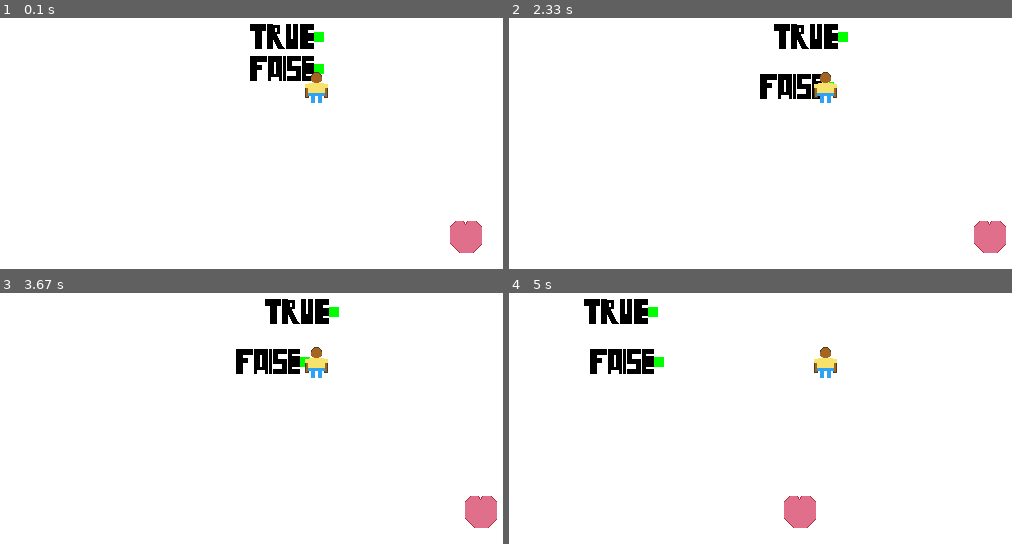
Above: before the commit, frames 1-4 (two rows, left to right).
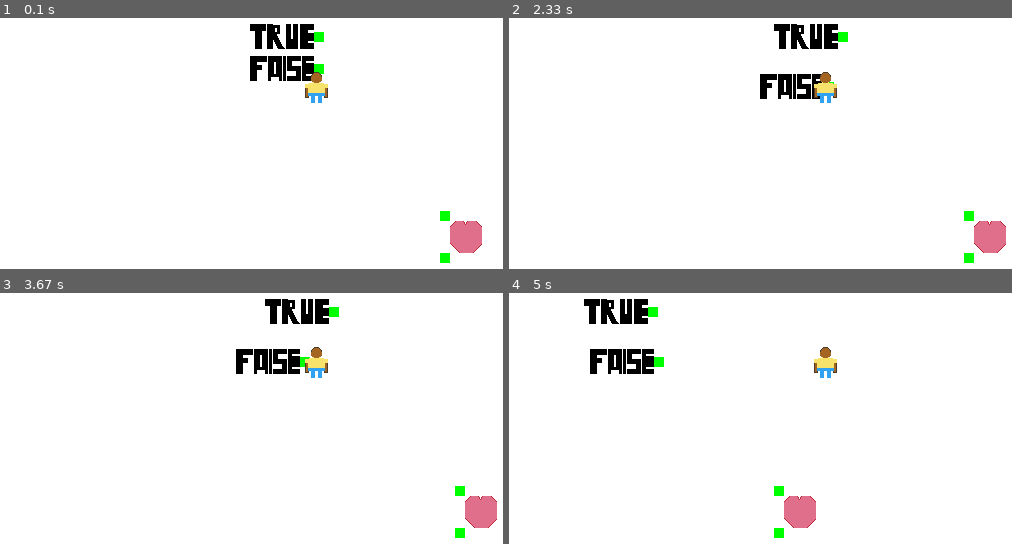
Above: after the commit, the same moments.

Repository: bwopez/pygame_logic_gates
Game: pygame game, started from main.py
Same seed, same stepped clock (60 frames per second), same inputs: the game is played once before the commit and once after it.
Inputs (mouse positions are in pixels of both pictures, inside the frame that each line leads up to):
- Up to frame 1 (0.1 s): no input
- Up to frame 2 (2.33 s): hold Space 0.33-0.8 s; hold Right 0.33-0.8 s; move the mouse to (785, 98) at 0.37 s; tap Space at 0.83 s; tap A at 2.17 s
- Up to frame 3 (3.67 s): tap Space at 2.5 s
- Up to frame 4 (5 s): hold Right 3.9-4.53 s; hold D 3.9-4.53 s; tap Space at 3.97, 4.27 s

The runs differ from the first frame. In frame 1, 0.2% of the frame differs, in the area x 87-90%, y 76-98%; in frame 2, 0.2%; in frame 3, 0.2%; in frame 4, 0.2%.

Commit message:
Making a save point here.
We edited the gates.py file to hold the self.input_connector1 and self.input_connector2 in a list, self.list_of_inputs, so that they can properly interact with the player's rect.collidelist in the main.py file.

Diff:
--- a/gates.py
+++ b/gates.py
@@ -8,7 +8,7 @@
     # the input for that gate, whether it be input1 or input2
 # TODO: create art for each gate
 class Gate(pygame.sprite.Sprite):
-    def __init__(self, img_url="heart.png", x=0, y=0, gate_input1=0, gate_input2=0, input1_connected=False, input2_connected=False):
+    def __init__(self, img_url="heart.png", x=0, y=0, gate_input1=0, gate_input2=0):
         super().__init__()
         self.img_url = img_url
         self.image = pygame.image.load(self.img_url)
@@ -19,14 +19,28 @@
         self.gate_input1 = gate_input1
         self.gate_input2 = gate_input2
 
-        # self.input1_connected = input1_connected
-        # self.input2_connected = input2_connected
+        # TODO: change this to only one input_connector
+        # TODO: make a two pronged input gate for all the other gates
+        input_connector_width = 10
+        input_connector_height = 10
+        self.list_of_inputs = []
+        self.input_connector1 = pygame.Rect(self.rect.left - input_connector_width, self.rect.top - input_connector_height, input_connector_width, input_connector_height)
+        self.input_connector2 = pygame.Rect(self.rect.left - input_connector_width, self.rect.bottom + input_connector_height, input_connector_width, input_connector_height)
+        self.list_of_inputs.append(self.input_connector1)
+        self.list_of_inputs.append(self.input_connector2)
 
     def draw(self, win, scroll_values):
         self.rect.x -= scroll_values[0]
         self.rect.y -= scroll_values[1]
 
         win.blit(self.image, (self.rect.x, self.rect.y))
+        self.input_connector1.right = self.rect.left
+        self.input_connector1.bottom = self.rect.top
+        pygame.draw.rect(win, "Green", self.input_connector1)
+
+        self.input_connector2.right = self.rect.left
+        self.input_connector2.top = self.rect.bottom
+        pygame.draw.rect(win, "Green", self.input_connector2)
 
     def set_input(self, new_gate_input, gate_input_to_set):
         # gate input 1 or 2
--- a/main.py
+++ b/main.py
@@ -66,30 +66,14 @@
                 if event.key == K_RIGHT:
                     current_gate.flip_input2()
 
-                # if event.key == K_SPACE:
-                #     connected_index = player.rect.collidelist(connectables)
-                #     if connected_index != -1:
-                #         player_connected = True
-                #     else:
-                #         # TODO: fix how the inputs interact with the gates themselves
-                #             # If you pick up False and connect it to the gate then it will
-                #             # work fine and then when you click again anywhere on the sccreen
-                #             # then the True will snap into place. NOT GOOD
-                #         if player_connected:
-                #             player_connected = False
-                #             # TODO: add TWO connectors on the left side of each gate
-                #                 # append each of the connectors to a new gate_connectors variable
-                #                 # that we will make and use
-                #             # curr_conn_gate = connectables[connected_index].rect.collidelist(gates)
-                #             curr_conn_gate = player.rect.collidelist(gates)
-                #             if curr_conn_gate != -1:
-                #                 gates[curr_conn_gate].input1_connected = True
-                #             else:
-                #                 gates[curr_conn_gate].input1_connected = False
                 # TODO: it is still a problem that if you try to put True on the gate first
                     # that it'll just throw both True and False on the gate input
                 if event.key == K_SPACE:
                     current_connected_input = player.rect.collidelist(connectables)
+                    # TODO: I think its not disconnecting because it is checking here if there
+                        # if connectables[current_connected_input].connected_to exists
+                        # that means if connectables[current_connected_input].connected_to != 0
+                        # I think it is set to 0 somewhere that isn't here
                     if current_connected_input != -1:
                         if connectables[current_connected_input].connected_to:
                             connectables[current_connected_input].connected_to.gate_input1 = 0
@@ -99,10 +83,14 @@
                         if player_connected:
                             current_connected_gate = player.rect.collidelist(gates)
                             if current_connected_gate != -1:
-                                gates[current_connected_gate].gate_input1 = connectables[current_connected_input]
-                                connectables[current_connected_input].connected_to = gates[current_connected_gate]
-                        # TODO: make a variable in the gate_input constructor that connects to a gate
-                            # so that it will have something to check and hold on to
+                                # gates[current_connected_gate].gate_input1 = connectables[current_connected_input]
+                                # connectables[current_connected_input].connected_to = gates[current_connected_gate]
+                                current_connected_gate_input = player.rect.collidelist(gates[current_connected_gate].list_of_inputs)
+                                if current_connected_gate_input != -1:
+                                    print("current_connected_gate_input", current_connected_gate_input)
+                                    gates[current_connected_gate].list_of_inputs[current_connected_gate_input] = connectables[current_connected_input]
+                                    connectables[current_connected_input].connected_to = gates[current_connected_gate]
+
                         player_connected = False
 
         if keys[K_ESCAPE]:
@@ -142,8 +130,6 @@
         inverted_buffer_gate.draw(win, scroll)
         player.draw(win, scroll)
 
-        print(inverted_buffer_gate.get_output())
-
         clock.tick(60)
         pygame.display.update()
 
